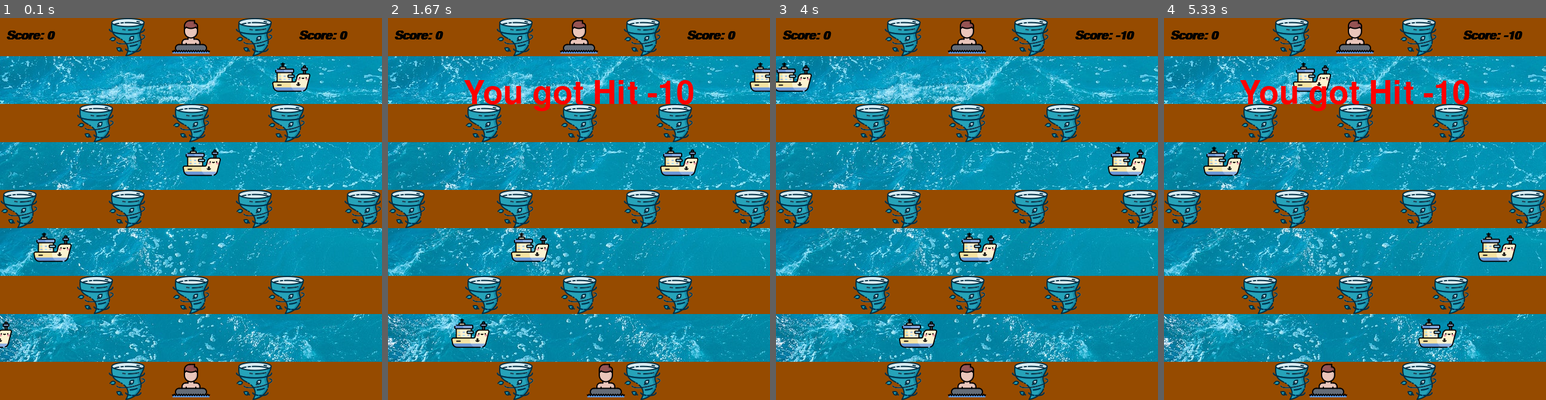
Above: before the commit, frames 1-4 (left to right).
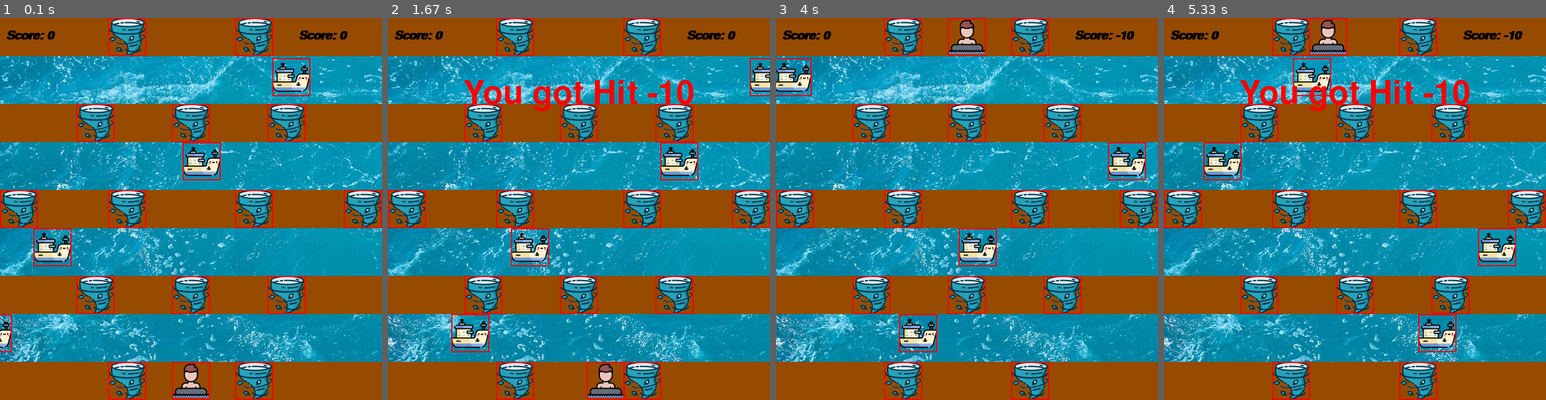
Above: after the commit, the same moments.

Repository: vishal-2000/PYGAME
Game: pygame game, started from testing_pycharm.py
The game is run twice, just before and just after one commit, with the same random seed, the same clock (stepped at 60 frames per second) and the same inputs.
Inputs:
- Up to frame 1 (0.1 s): no input
- Up to frame 2 (1.67 s): hold Right 0.33-0.8 s
- Up to frame 3 (4 s): no input
- Up to frame 4 (5.33 s): hold Left 4.47-4.93 s

The runs differ from the first frame. In frame 1, 2.7% of the frame differs, in the area x 0-100%, y 0-100%; in frame 2, 2.7%; in frame 3, 2.7%; in frame 4, 3.5%.

Commit message:
Game Version 2

Diff:
--- a/testing_pycharm.py
+++ b/testing_pycharm.py
@@ -13,8 +13,8 @@
 level = 0
 # score = 0
 # score_2 = 0
-score = [0, 0, 0]  # here score[1] represents player 1, score[2] represents player 2
-player_no = 1  # reports player no. ----- player_1 = 1, player_2 = 2
+score = [0, 0]  # here score[1] represents player 1, score[2] represents player 2
+player_no = 0  # reports player no. ----- player_1 = 0, player_2 = 1
 
 # *********************************************** Sounds **************************************************************
 
@@ -36,18 +36,19 @@
 
 # ***************************************** Players *******************************************************************
 class PLAYER(object):
-    def __init__(self, x, y, width, height):
+    def __init__(self, x, y, width, height, play_no):
+        self.play_no = play_no
         self.x = x
         self.y = y
         self.width = width
         self.height = height
         self.vel = 5
-        self.hitbox = (self.x, self.y, 64, 64)
+        self.hit_box = (self.x, self.y, 64, 64)
 
     def draw(self, win):
         win.blit(char, (self.x, self.y))
-        self.hitbox = (self.x, self.y, 64, 64)
-        # pygame.draw.rect(win, (255, 0, 0), self.hitbox, 2)
+        self.hit_box = (self.x, self.y, 64, 64)
+        pygame.draw.rect(win, (255, 0, 0), self.hit_box, 2)
 
     def hit(self):
         hitSound.play()
@@ -57,29 +58,36 @@
         pygame.display.update()
         j = 0
         self.x = w_width // 2 - 32
-        self.y = w_height - 64
+        if self.play_no == 0:
+            self.y = w_height - 64
+        elif self.play_no == 1:
+            self.y = 0
         while j < 300:
             pygame.time.delay(10)
             j += 1
-            for event in pygame.event.get():
-                if event.type == pygame.QUIT:
+            for x_event in pygame.event.get():
+                if x_event.type == pygame.QUIT:
                     j = 301
                     pygame.quit()
 
     def winner(self):
         winSound.play()
-        font1 = pygame.font.SysFont('comicsans', 80)
-        text = font1.render('You have won !!!', 1, (255, 0, 0))
-        win.blit(text, (320 - (text.get_width() // 2), 100))
+        font1 = pygame.font.SysFont('comicsans', 50)
+        text = font1.render('You have reached the other end !!!', 1, (255, 0, 0))
+        win.blit(text, (320 - (text.get_width() // 2), 200))
         pygame.display.update()
         self.x = w_width // 2 - 32
-        self.y = w_height - 64
+        if player_no == 0:
+            self.y = w_height - 64
+        else:
+            self.y = 0
+        # self.y = w_height - 64
         j = 0
         while j < 300:
             pygame.time.delay(10)
             j += 1
-            for event in pygame.event.get():
-                if event.type == pygame.QUIT:
+            for x_event in pygame.event.get():
+                if x_event.type == pygame.QUIT:
                     j = 301
                     pygame.quit()
 
@@ -94,13 +102,13 @@
         self.height = height
         # self.end = end
         self.vel = 5
-        self.hitbox = (self.x, self.y, 64, 64)
+        self.hit_box = (self.x, self.y, 64, 64)
 
     def draw(self, win):
         self.move()
         win.blit(char_2, (self.x, self.y))
-        self.hitbox = (self.x, self.y, 64, 64)
-        # pygame.draw.rect(win, (255, 0, 0), self.hitbox, 2)
+        self.hit_box = (self.x, self.y, 64, 64)
+        pygame.draw.rect(win, (255, 0, 0), self.hit_box, 2)
 
     def move(self):
         if self.vel > 0:
@@ -118,17 +126,17 @@
         self.height = height
         self.x = x
         self.y = y
-        self.hitbox = (self.x, self.y, 64, 64)
+        self.hit_box = (self.x, self.y, 64, 64)
 
     def draw(self, win):
         win.blit(char_3, (self.x, self.y))
-        self.hitbox = (self.x, self.y, 64, 64)
-        # pygame.draw.rect(win, (255, 0, 0), self.hitbox, 2)
+        self.hit_box = (self.x, self.y, 64, 64)
+        pygame.draw.rect(win, (255, 0, 0), self.hit_box, 2)
 
 
 # ******************************************* redraw window ***********************************************************
 
-def redrawGameWindow():
+def redraw_game_window():
     win.blit(bg, (0, 0))
     pygame.draw.rect(win, (150, 75, 0), (0, w_height - 64 - 4 * 80 - 4 * 64, w_width, 64))
     pygame.draw.rect(win, (150, 75, 0), (0, w_height - 64 - 3 * 80 - 3 * 64, w_width, 64))
@@ -136,13 +144,13 @@
     pygame.draw.rect(win, (150, 75, 0), (0, w_height - 64 - 80 - 64, w_width, 64))
     pygame.draw.rect(win, (150, 75, 0), (0, w_height - 64, w_width, 64))
     player[player_no].draw(win)
-    player[2].draw(win)
-    for i in ship:
-        i.draw(win)
-    for i in obstacle:
-        i.draw(win)
-    text_1 = font.render("Score: " + str(score[1]), 1, (0, 0, 0))
-    text_2 = font.render("Score: " + str(score[2]), 1, (0, 0, 0))
+    # player[2].draw(win)
+    for x in ship:
+        x.draw(win)
+    for x in obstacle:
+        x.draw(win)
+    text_1 = font.render("Score: " + str(score[0]), 1, (0, 0, 0))
+    text_2 = font.render("Score: " + str(score[1]), 1, (0, 0, 0))
     win.blit(text_1, (500, 20))
     win.blit(text_2, (10, 20))
     pygame.display.update()
@@ -152,7 +160,7 @@
 # ********************************  creating objects of various classes  *********************************************
 run = True
 
-player = [0, PLAYER(w_width // 2 - 32, w_height - 64, 64, 64), PLAYER(w_width // 2 - 32, 0, 64, 64)]
+player = [PLAYER(w_width // 2 - 32, w_height - 64, 64, 64, 0), PLAYER(w_width // 2 - 32, 0, 64, 64, 1)]
 ship = [ENEMY(-64, w_height - 64 - 80, 64, 64),
         ENEMY(-64 + 100, w_height - 2 * 64 - 2 * 80, 64, 64),
         ENEMY(-64 + 350, w_height - 3 * 64 - 3 * 80, 64, 64),
@@ -176,11 +184,17 @@
 
 
 def check(i):
-    global score
-    if player[player_no].hitbox[1] < i.hitbox[1] + i.hitbox[3] and player[player_no].hitbox[1] + player[player_no].hitbox[3] > i.hitbox[1]:
-        if player[player_no].hitbox[0] + player[player_no].hitbox[2] > i.hitbox[0] and player[player_no].hitbox[0] < i.hitbox[0] + i.hitbox[2]:
-            player[player_no].hit()
-            score[1] -= 10
+    global score, player_no
+    if player[player_no].hit_box[1] < i.hit_box[1] + i.hit_box[3]:
+        if player[player_no].hit_box[1] + player[player_no].hit_box[3] > i.hit_box[1]:
+            if player[player_no].hit_box[0] + player[player_no].hit_box[2] > i.hit_box[0]:
+                if player[player_no].hit_box[0] < i.hit_box[0] + i.hit_box[2]:
+                    player[player_no].hit()
+                    score[player_no] -= 10
+                    if player_no == 0:
+                        player_no = 1
+                    else:
+                        player_no = 0
 
 
 # **************************************************** main loop ******************************************************
@@ -191,8 +205,12 @@
         check(i)
     for i in obstacle:
         check(i)
-    if player[player_no].y <= 2:
+    if player[player_no].y <= 2 and player_no == 0:
         player[player_no].winner()
+        player_no = 1
+    elif player[player_no].y >= (798 - 64) and player_no == 1:
+        player[player_no].winner()
+        player_no = 0
     for event in pygame.event.get():
         if event.type == pygame.QUIT:
             run = False
@@ -207,5 +225,5 @@
         player[player_no].y -= player[player_no].vel
     if keys[pygame.K_DOWN] and player[player_no].y < w_height - player[player_no].height:
         player[player_no].y += player[player_no].vel
-    redrawGameWindow()
+    redraw_game_window()
 pygame.quit()
